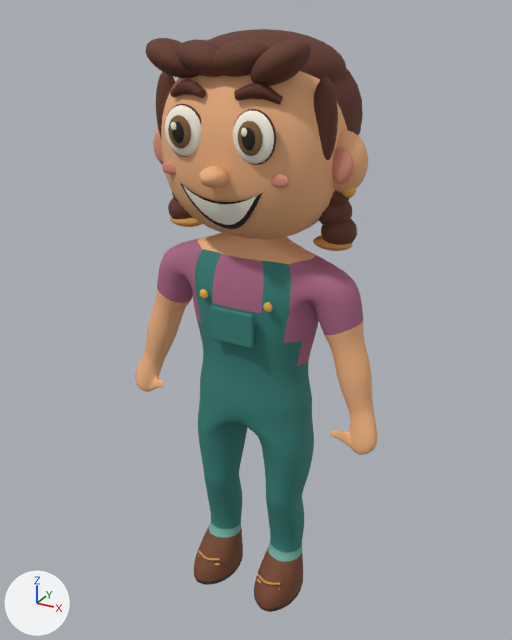
A saved change to the glTF model assets/models/vendor.glb.
Before and after are seen from a 50 mm camera at (1.311, -2.371, 2.553) aimed at (-0.013, 0.036, 1.35). The axes (+X, +Y, +Z) are drawn at lower left. The lights are the same throughout. The picture after the commit comes second. Vertices at exactly the same position are counted once.

Names of what the first picture shows: 'BodySkin', 'Flat chest pocket', 'HeadSkin' and 4 more.
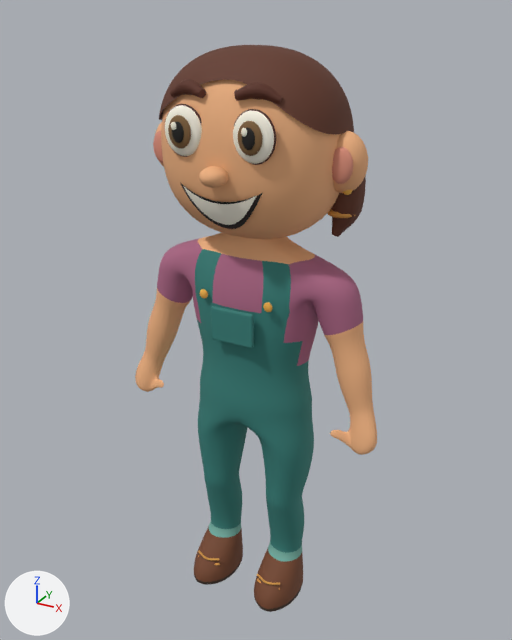
Changed parts and their boxes [x1, y1, x2, y2] in the pictures (512 x 640 px):
'HeadSkin', reshaped (13% shorter)
    before: [146, 29, 368, 251]
    after: [153, 45, 368, 239]
part 1 of me_sculpted_head_002, added
    after: [327, 209, 356, 218]
part 2 of me_sculpted_head_002, rebuilt
    before: [331, 68, 363, 136]
    after: [159, 45, 354, 134]
part 3 of me_sculpted_head_002, added (brown)
    after: [331, 175, 366, 237]
part 4 of me_sculpted_head_002, deleted
    before: [146, 29, 357, 251]

The change in detail:
me_sculpted_head_002 is used by ob_headskin; location (0.0, 0.0, 0.0).
me_sculpted_head_002 had 15722 vertices, 31136 faces and spanned x -0.449..0.449, y -0.344..0.336, z 1.722..2.485.
me_sculpted_head_002 now has 10538 vertices, 20712 faces and spans x -0.449..0.449, y -0.344..0.283, z 1.736..2.434.
me_sculpted_head_002 part 1: a new loose piece, a UV sphere (24 segments, 16 rings, poles along z) spanning x 0.272..0.393, y 0.024..0.137, z 1.831..1.868, in mat_vendor_band (orange #d89949).
me_sculpted_head_002 part 2: the loose piece of 482 vertices spanning x -0.369..0.369, y -0.117..0.336, z 1.937..2.448 is rebuilt with 1216 vertices and now spans x -0.368..0.368, y -0.228..0.283, z 1.902..2.434.
me_sculpted_head_002 part 3: a new loose piece of 200 vertices spanning x 0.221..0.408, y 0.016..0.178, z 1.757..2.121, in mat_vendor_hair (brown #633726).
me_sculpted_head_002 part 4: 23 loose pieces with 7766 vertices, spanning x -0.418..0.418, y -0.266..0.292, z 1.722..2.485, are deleted.
Other edits to the shape of me_sculpted_head_002 do not show in these pictures.
